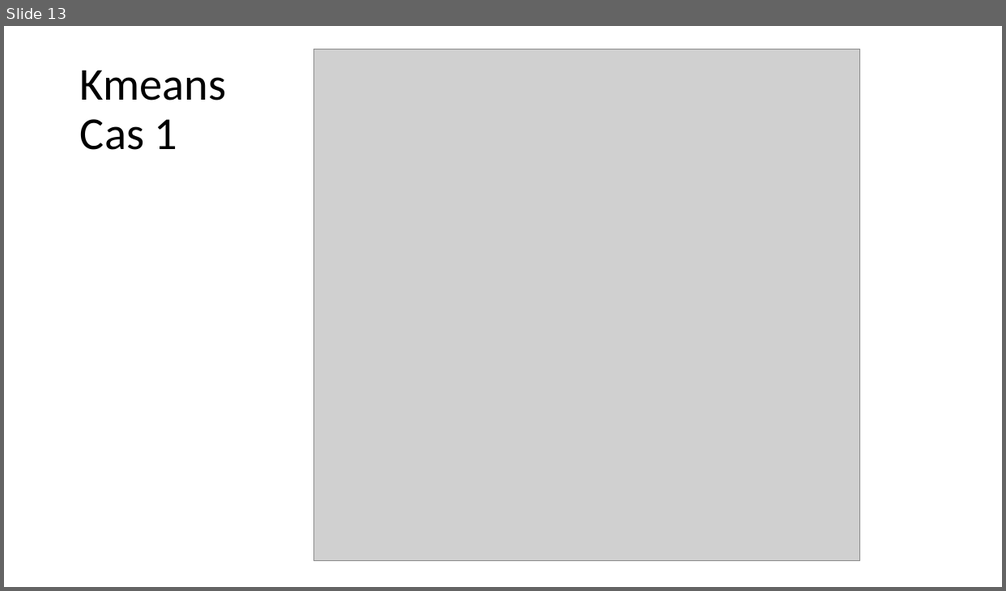
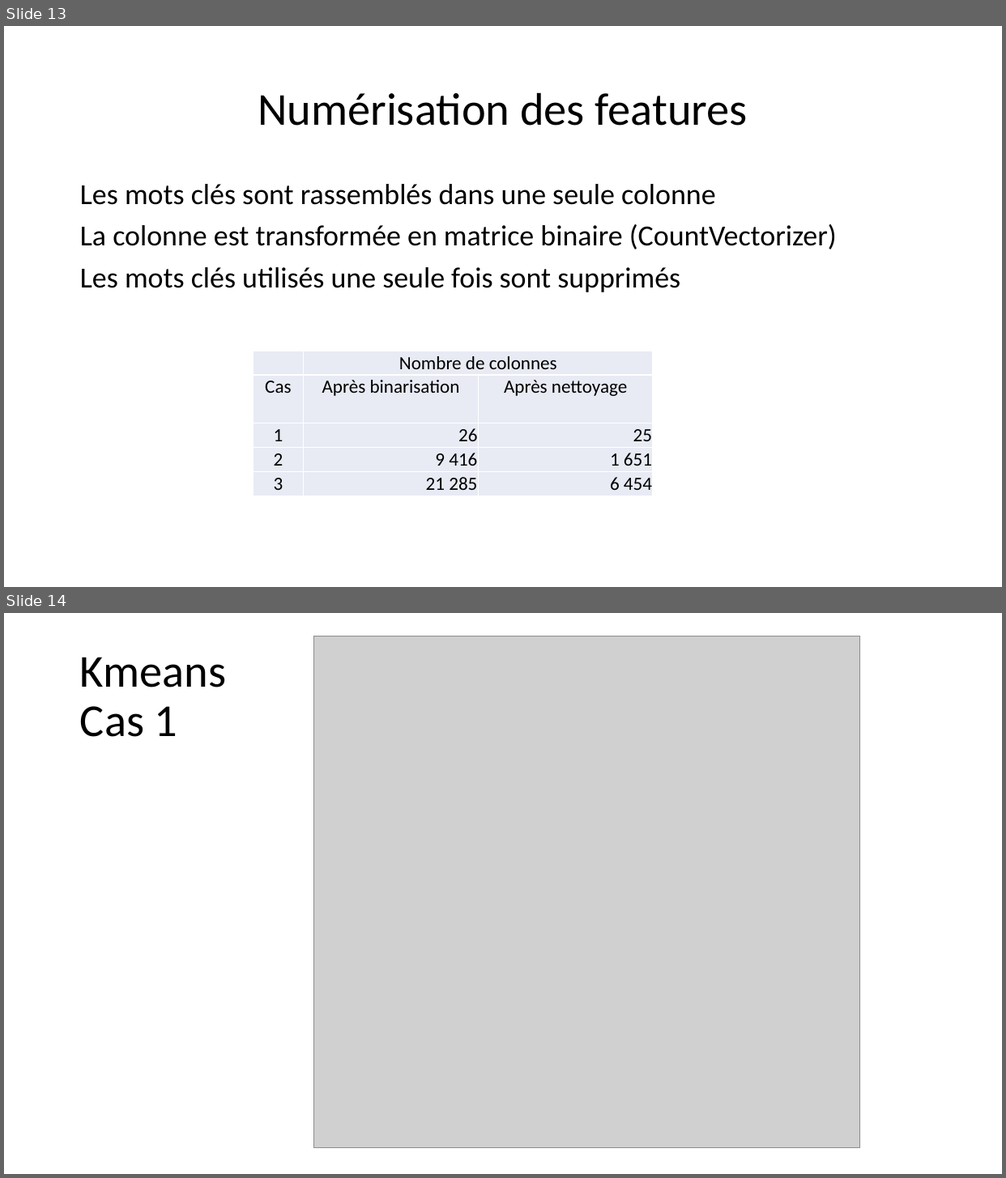
Before and after one commit to morganscao/Projet3, a slide deck: Rapport/Moteur de recommandations de films.pptx. Shown one above the other, each under a label of ours: slide 13 before the commit, slides 13 and 14 after it. The pictures are 1006x591 and 1006x1178 pixels, drawn with LibreOffice and Linux fonts; fonts in the diff are those of the drawing; grey boxes stand for pictures. Boxes give left, top, right and bottom in pixels: in the first picture for what was removed or moved away, otherwise in the second. Text is boxed around its words. In the diff, an @@ line names an element or a change of style, - is before the commit and + after.

```diff
--- a/Rapport/Moteur de recommandations de films.pptx
+++ b/Rapport/Moteur de recommandations de films.pptx
@@ slide 13 added at box(4, 26, 1002, 587), background #FFFFFF @@
@@ title added at box(258, 92, 748, 126), 44 pt, text #000000 @@
+Numérisation des features
@@ text added at box(80, 184, 837, 292), 28 pt, text #000000 @@
+Les mots clés sont rassemblés dans une seule colonne
+La colonne est transformée en matrice binaire (CountVectorizer)
+Les mots clés utilisés une seule fois sont supprimés
@@ table added at box(253, 351, 652, 496), 5 rows, 3 columns @@
+ | Nombre de colonnes | 
+Cas | Après binarisation | Après nettoyage
+1 | 26 | 25
+2 | 9 416 | 1 651
+3 | 21 285 | 6 454
@@ what was slide 13 is now slide 14 @@
```
Also in this commit, not shown: 11 slides changed, 1 other slide added, 1 other file.
